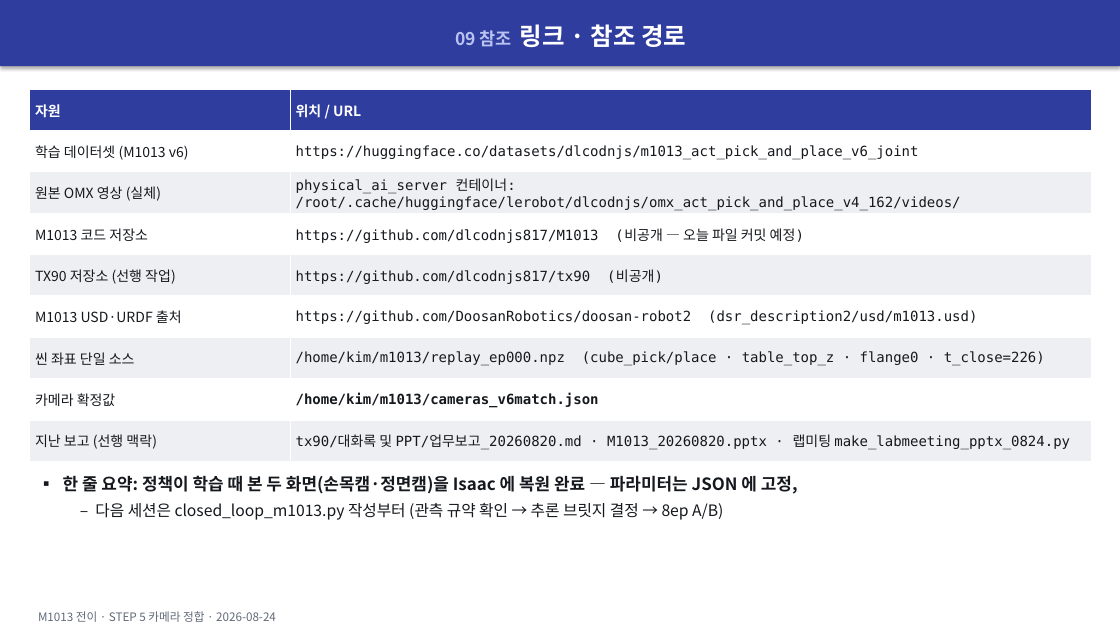
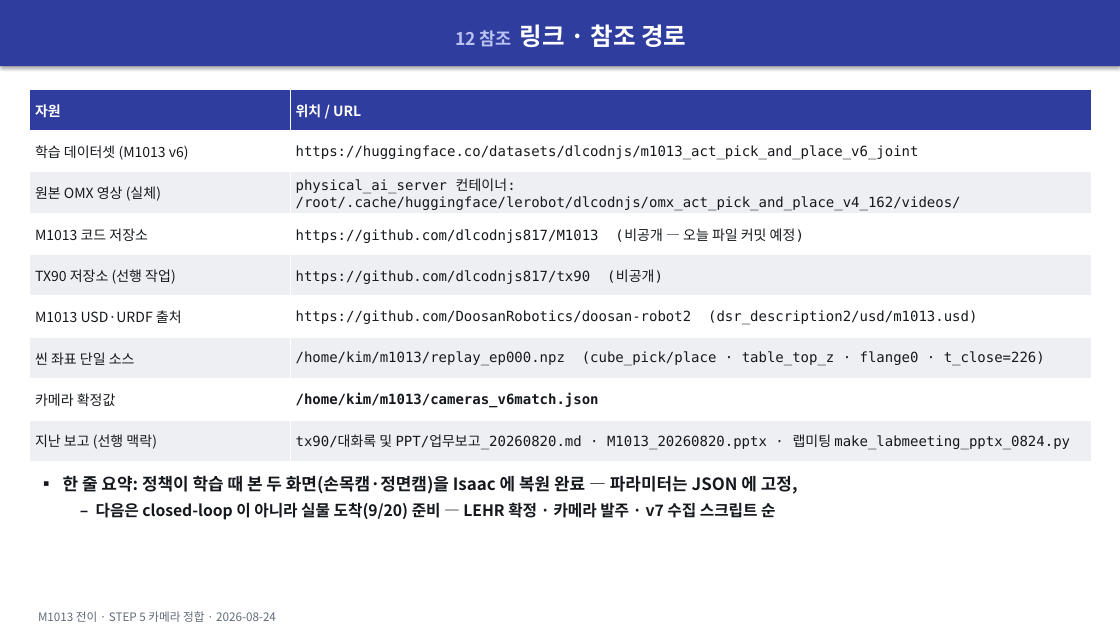
Before and after one commit to dlcodnjs817/m1013, a slide deck: slide 17 of 대화록 및 PPT/M1013_카메라정합_20260824.pptx (slide 14 before the commit). Drawn at 1120x630 pixels with LibreOffice and Linux fonts; fonts in the diff are those of the drawing. Boxes give left, top, right and bottom in pixels: in the first picture for what was removed or moved away, otherwise in the second. Text is boxed around its words. In the diff, an @@ line names an element or a change of style, - is before the commit and + after.

```diff
--- a/대화록 및 PPT/M1013_카메라정합_20260824.pptx
+++ b/대화록 및 PPT/M1013_카메라정합_20260824.pptx
@@ text in rectangle at (x1=455, y1=24, x2=686, y2=47): text changed @@
-09 참조 링크 · 참조 경로
+12 참조 링크 · 참조 경로
@@ text at (x1=96, y1=502, x2=775, y2=520): text changed; bold on @@
-  – 다음 세션은 closed_loop_m1013.py 작성부터 (관측 규약 확인 → 추론 브릿지 결정 → 8ep A/B)
+  – 다음은 closed-loop 이 아니라 실물 도착(9/20) 준비 — LEHR 확정 · 카메라 발주 · v7 수집 스크립트 순
```
Also in this commit, not shown: 3 other slides changed, 4 slides added, 1 slide removed, 2 other files.
